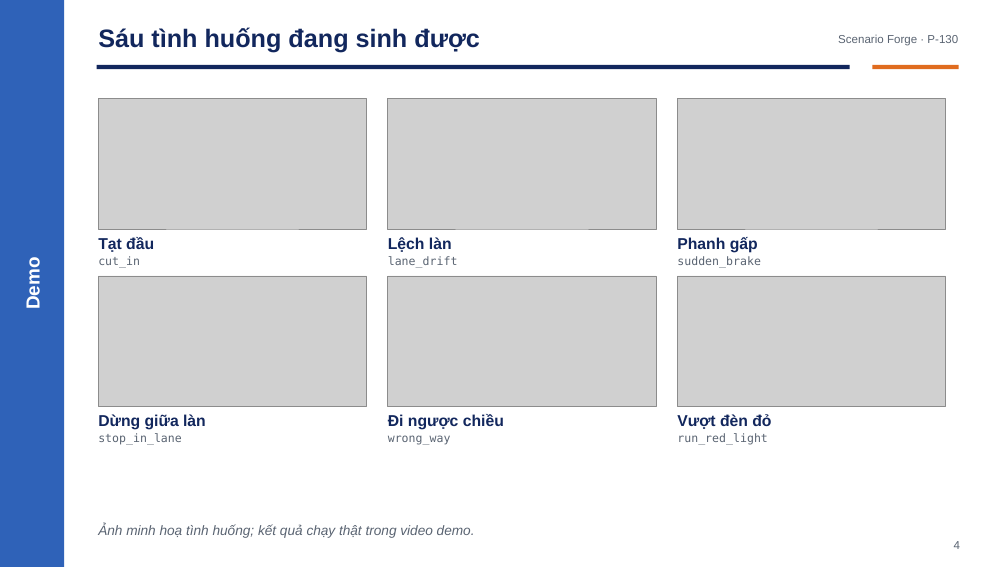
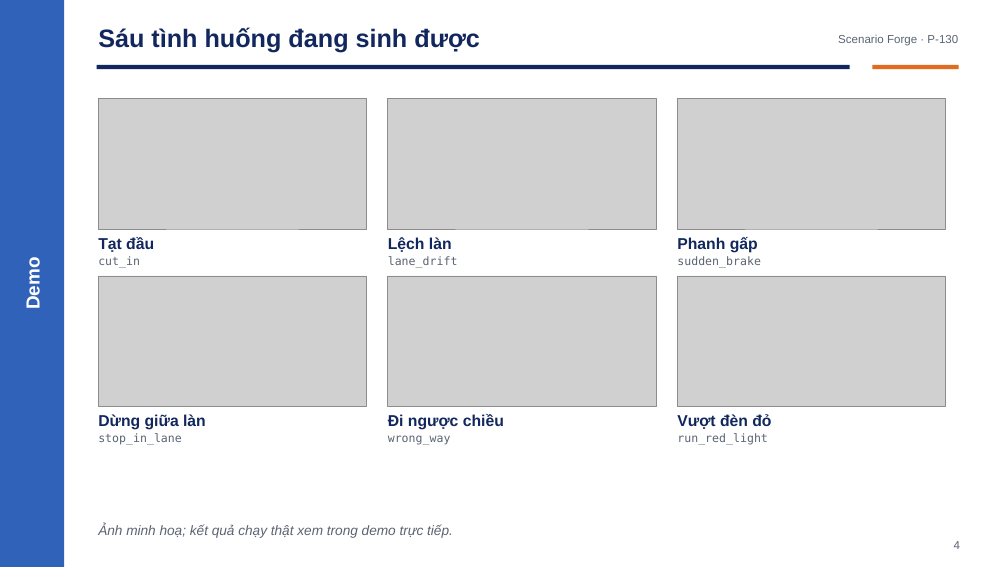
Before and after one commit to Menakanchi/nextjs-boilerplate, a slide deck: slide 4 of presentation/pitch_deck.pptx. Drawn at 1008x567 pixels with LibreOffice and Linux fonts; fonts in the diff are those of the drawing; grey boxes stand for pictures. Boxes give left, top, right and bottom in pixels: in the first picture for what was removed or moved away, otherwise in the second. Text is boxed around its words. In the diff, an @@ line names an element or a change of style, - is before the commit and + after.

Commit message:
docs: deck 8 slide cho quỹ 10 phút Demo Day, số đo cập nhật 03/09 (#100)

```diff
--- a/presentation/pitch_deck.pptx
+++ b/presentation/pitch_deck.pptx
@@ text at [98, 524, 453, 538]: text changed @@
-Ảnh minh hoạ tình huống; kết quả chạy thật trong video demo.
+Ảnh minh hoạ; kết quả chạy thật xem trong demo trực tiếp.
```
Also in this commit, not shown: 3 other slides changed, 2 slides added, 8 slides removed, 1 other file.
